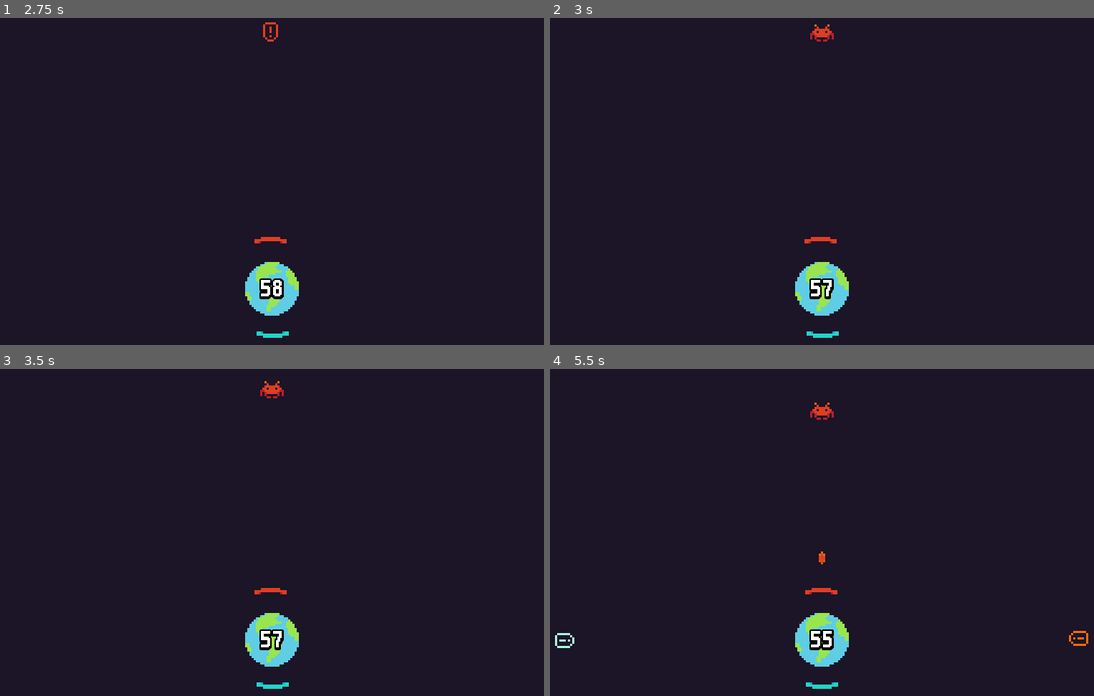
Above: before the commit, frames 1-4 (two rows, left to right).
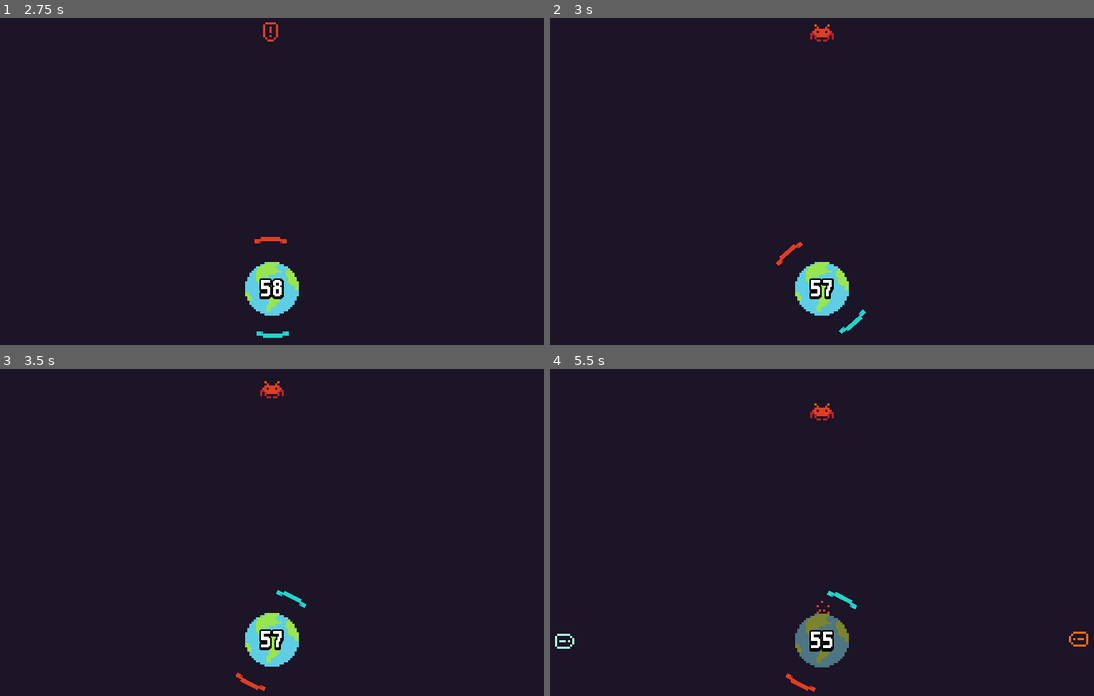
Above: after the commit, the same moments.

Repository: horacehylee/wgj148-defender
Game: Godot game, scene res://scenes/Game.tscn
Same seed, same stepped clock (60 frames per second), same inputs: the game is played once before the commit and once after it.
Inputs (mouse positions are in pixels of both pictures, inside the frame that each line leads up to):
- Up to frame 1 (2.75 s): drag from (272, 289) to (326, 168) at 0.52 s; tap Enter at 1.25 s; drag from (272, 289) to (outside the picture) at 1.27 s; move the mouse to (108, 207) at 2.02 s; click (108, 207) at 2.17 s
- Up to frame 2 (3 s): drag from (849, 289) to (658, 207) at 2.77 s
- Up to frame 3 (3.5 s): no input
- Up to frame 4 (5.5 s): tap R (restart) at 3.5, 4.25 s; move the mouse to (740, 503) at 3.52 s; click (740, 503) at 3.67 s; drag from (941, 610) to (822, 640) at 4.27 s; move the mouse to (713, 666) at 5.02 s; click (713, 666) at 5.17 s

Frame 1 is identical in both runs. In frame 2, 0.3% of the frame differs, in the area x 41-59%, y 66-98%; in frame 3, 0.3%; in frame 4, 1.5%, in the area x 0-99%, y 10-99%.

Commit message:
added readme

Diff:
--- a/project.godot
+++ b/project.godot
@@ -22,6 +22,10 @@
 [autoload]
 
 global="*res://scenes/global.gd"
+
+[debug]
+
+settings/fps/force_fps=60
 
 [display]
 
--- a/scenes/Game.tscn
+++ b/scenes/Game.tscn
@@ -15,19 +15,19 @@
 [sub_resource type="RectangleShape2D" id=1]
 extents = Vector2( 10, 142.134 )
 
-[sub_resource type="DynamicFont" id=4]
+[sub_resource type="DynamicFont" id=2]
 font_data = ExtResource( 7 )
 
-[sub_resource type="DynamicFont" id=5]
+[sub_resource type="DynamicFont" id=3]
 outline_size = 1
 extra_spacing_char = 1
 font_data = ExtResource( 7 )
 
-[sub_resource type="CircleShape2D" id=2]
+[sub_resource type="CircleShape2D" id=4]
 radius = 81.8618
 
-[sub_resource type="CircleShape2D" id=3]
-radius = 8.92783
+[sub_resource type="CircleShape2D" id=5]
+radius = 0.01
 
 [node name="Node2D" type="Node2D"]
 
@@ -189,13 +189,13 @@
 [node name="OuterArea" type="Area2D" parent="Earth/OrbitDetector"]
 
 [node name="CollisionShape2D" type="CollisionShape2D" parent="Earth/OrbitDetector/OuterArea"]
-shape = SubResource( 2 )
+shape = SubResource( 4 )
 
 [node name="InnerArea" type="Area2D" parent="Earth/OrbitDetector"]
 
 [node name="CollisionShape2D" type="CollisionShape2D" parent="Earth/OrbitDetector/InnerArea"]
 rotation = 0.523598
-shape = SubResource( 3 )
+shape = SubResource( 5 )
 [connection signal="timeout" from="Level/WaveTimer" to="Level" method="_on_WaveTimer_timeout"]
 [connection signal="timeout" from="Level/SpawnDelayTimer" to="Level" method="_on_SpawnDelayTimer_timeout"]
 [connection signal="timeout" from="Level/CountDownTimer" to="Level" method="_on_CountDownTimer_timeout"]
--- a/scenes/earth.gd
+++ b/scenes/earth.gd
@@ -1,7 +1,7 @@
 extends StaticBody2D
 
 export(Array, Color) var tints
-export var max_health = 5
+export var max_health = 3
 var health = max_health setget _set_health
 
 signal hit()
--- a/scenes/global.gd
+++ b/scenes/global.gd
@@ -20,11 +20,7 @@
 const GROUP_PADDLES = "paddles"
 const GROUP_ENEMIES = "enemies"
 
-onready var camera = $"/root/Node2D/Camera2D"
-onready var screen_shake = camera.get_node("ScreenShake")
-
 func _ready():
-	print(screen_shake.name)
 	randomize()
 
 var dead = false
@@ -36,4 +32,4 @@
 	get_tree().reload_current_scene()
 
 func shake(duration = 0.2, frequency = 15, amplitude = 16, priority = 0):
-	screen_shake.start(duration, frequency, amplitude, priority)
+	$"/root/Node2D/Camera2D/ScreenShake".start(duration, frequency, amplitude, priority)
--- a/scenes/level.gd
+++ b/scenes/level.gd
@@ -92,18 +92,18 @@
 	# 46
 	{
 		"time": 8,
-		"delay": 1.2,
-		"spawns": [
-			[18, 1],
+		"delay": 1,
+		"spawns": [
+			[18, 0],
 			[30, 0],
 			[42, 1],
-			[6, 0]
+			[6, 1]
 		]
 	},
 	# 56
 	{
 		"time": 8,
-		"delay": 1.2,
+		"delay": 1,
 		"spawns": [
 			[26, 0],
 			[28, 0],
@@ -113,7 +113,7 @@
 	},
 	{
 		"time": 8,
-		"delay": 1.2,
+		"delay": 1,
 		"spawns": [
 			[22, 1],
 			[20, 1],
@@ -131,7 +131,7 @@
 		]
 	},
 	{
-		"time": 4,
+		"time": 1,
 		"delay": 0.01,
 		"spawns": [
 			[0, 1],
@@ -148,7 +148,7 @@
 		]
 	},
 	{
-		"time": 3,
+		"time": 1,
 		"delay": 0.01,
 		"spawns": [
 			[0, 0],
Binary file removed: cover.png
Not shown, removed: cover.png.import
Binary file removed: cover_temp.png
Not shown, removed: cover_temp.png.import
Not shown: 4 places in scenes/Game.tscn that only renumber resources
Binary file removed: screenshot_1.png
Not shown, removed: screenshot_1.png.import
Binary file removed: screenshot_2.png
Not shown, removed: screenshot_2.png.import
Not shown, added: .github/cover.png
Not shown, added: .github/gameplay.gif
Not shown, added: .github/screenshot_1.png
(and 2 more such lines)
